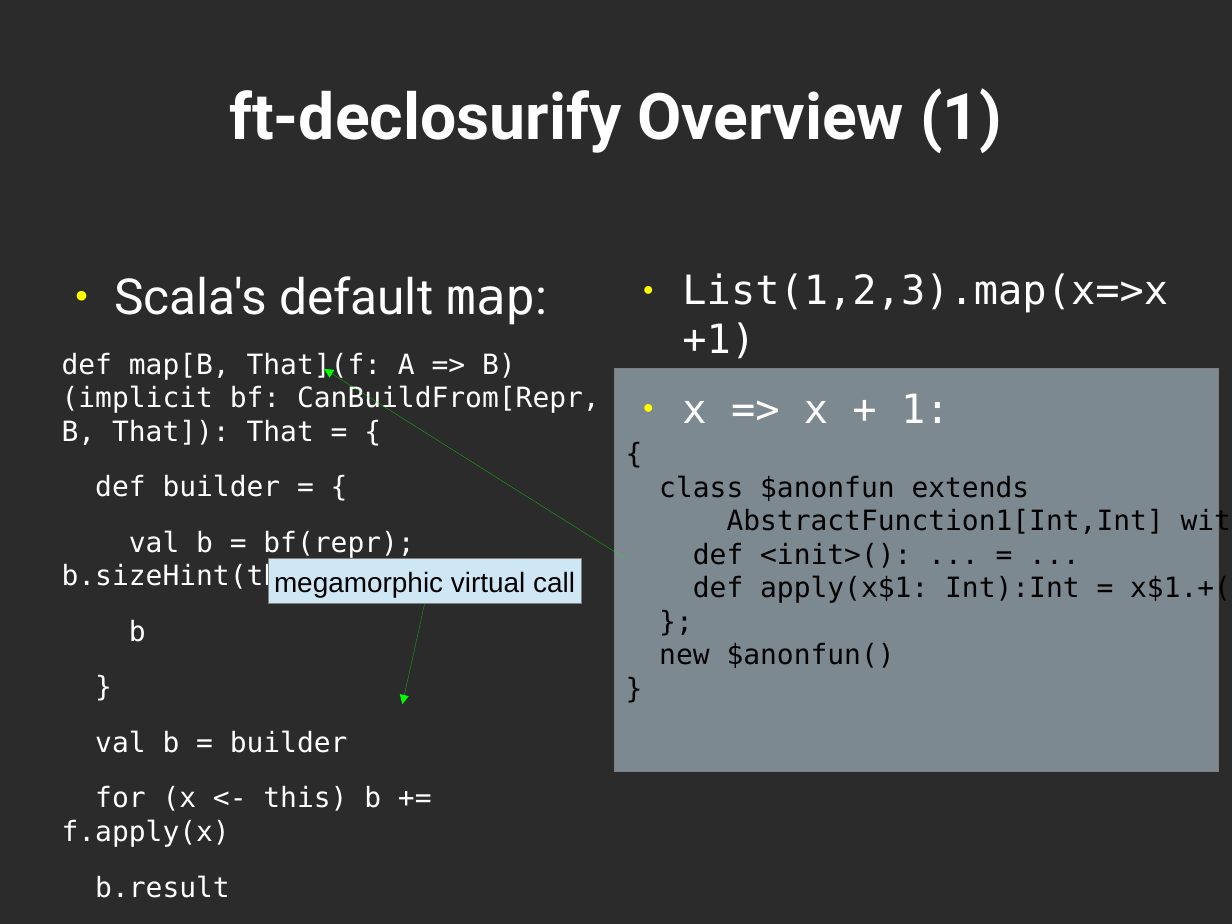
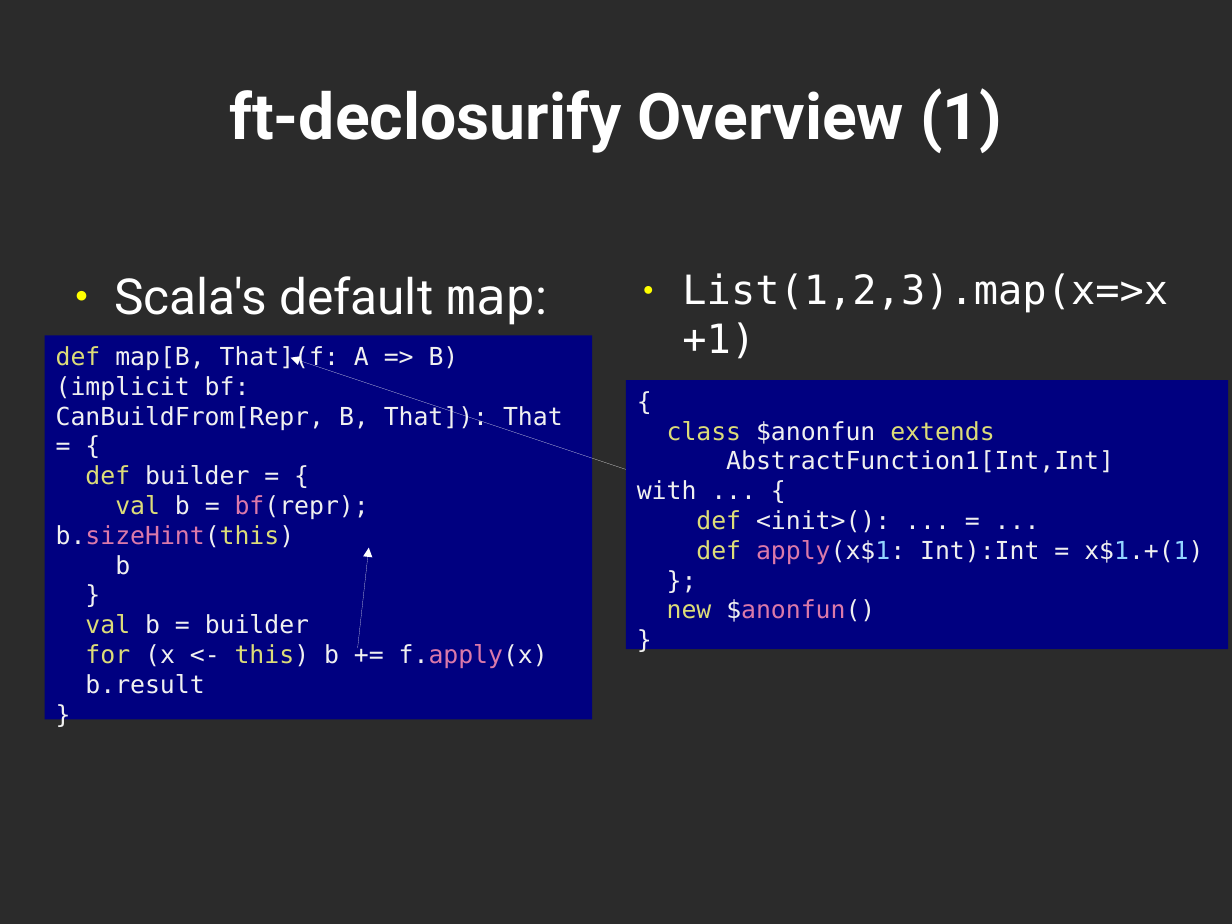
Before and after one commit to geo-kollias/msc-thesis-tex, a slide deck: slide 11 of geokollias_msc_thesis_pres.odp. Drawn at 1232x924 pixels with LibreOffice and Linux fonts; fonts in the diff are those of the drawing; background and template pictures are left out; a plain dark background stands for a picture behind light text. Boxes give left, top, right and bottom in pixels: in the first picture for what was removed or moved away, otherwise in the second. Text is boxed around its words. In the diff, an @@ line names an element or a change of style, - is before the commit and + after.

Commit message:
moved all code listings to text boxes

```diff
--- a/geokollias_msc_thesis_pres.odp
+++ b/geokollias_msc_thesis_pres.odp
@@ rectangle "def map[B, That](f: A => ...": place and size @@
-rectangle "def map[B, That](f: A => ..." at [62,276,600,898]
+rectangle "def map[B, That](f: A => ..." at [45,335,593,720]
@@ rectangle "def map[B, That](f: A => ..." at [45,335,593,720]: size 18 to 16 pt; text colour #FFFFFF to #DCDC78 in "def", "def", "val b.sizeHint(this)", "val" and 1 more places; text colour #FFFFFF to #F0F0F0 in "map[B, That](f: A => B)(implicit bf: CanBuildFrom[Repr, ...", "builder = {", "b = bf(repr); b.sizeHint(this)", "b" and 5 more places; text colour #FFFFFF to #DB79AA in "bf(repr); b.sizeHint(this)", "f.apply(x)"; less space between paragraphs; fill none to #000080 @@
@@ arrow moved from (626, 559) - (324, 369) to (626, 470) - (291, 358) @@
@@ arrow (626, 470) - (291, 358): stroke #00FF00 0 pt to #FFFFFF 0 pt @@
@@ rectangle "{": place and size @@
-rectangle "{" at [615,369,1219,771]
+rectangle "{" at [626,380,1229,650]
@@ rectangle "{" at [626,380,1229,650]: size 18 to 16 pt; text colour #000000 to #F0F0F0 in "{", "$anonfun", "AbstractFunction1[Int,Int] with ... {", "<init>(): ... = ..." and 4 more places; text colour #000000 to #DCDC78 in "class extends", "def", "def", "new"; text colour #000000 to #DB79AA in "apply(x$1:", "$anonfun()"; text colour #000000 to #92D4FF in "apply(x$1: x$1.+(1)"; vertical alignment middle to top; fill #CFE7F5 at 50% opacity to #000080; outline #808080 0 pt to none @@
@@ rectangle removed at [268,559,581,604] @@
-megamorphic virtual call
@@ arrow moved from (425, 604) - (402, 704) to (358, 648) - (369, 548) @@
@@ arrow (358, 648) - (369, 548): stroke #00FF00 0 pt to #FFFFFF 0 pt @@
```
Also in this commit, not shown: 8 other slides changed.
